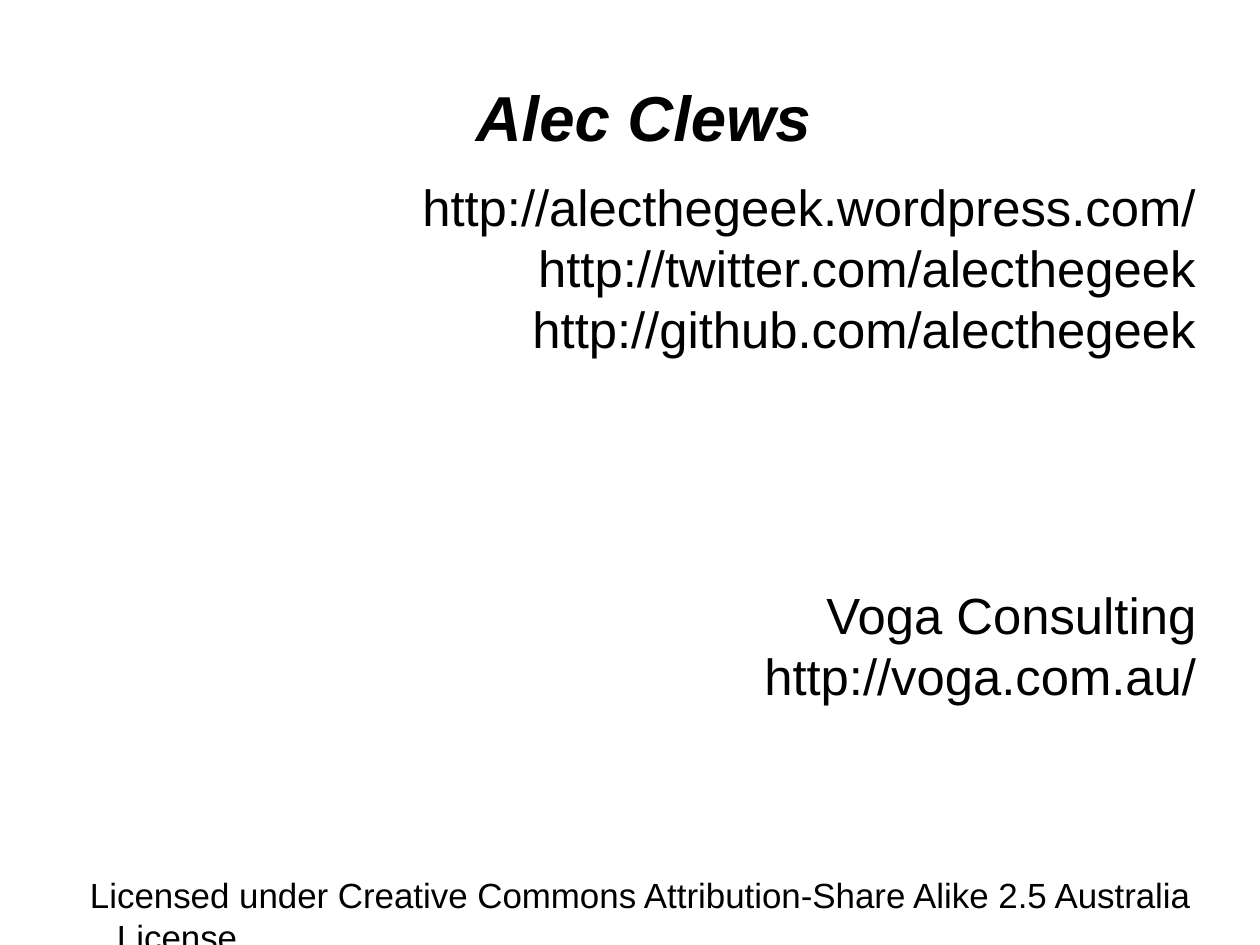
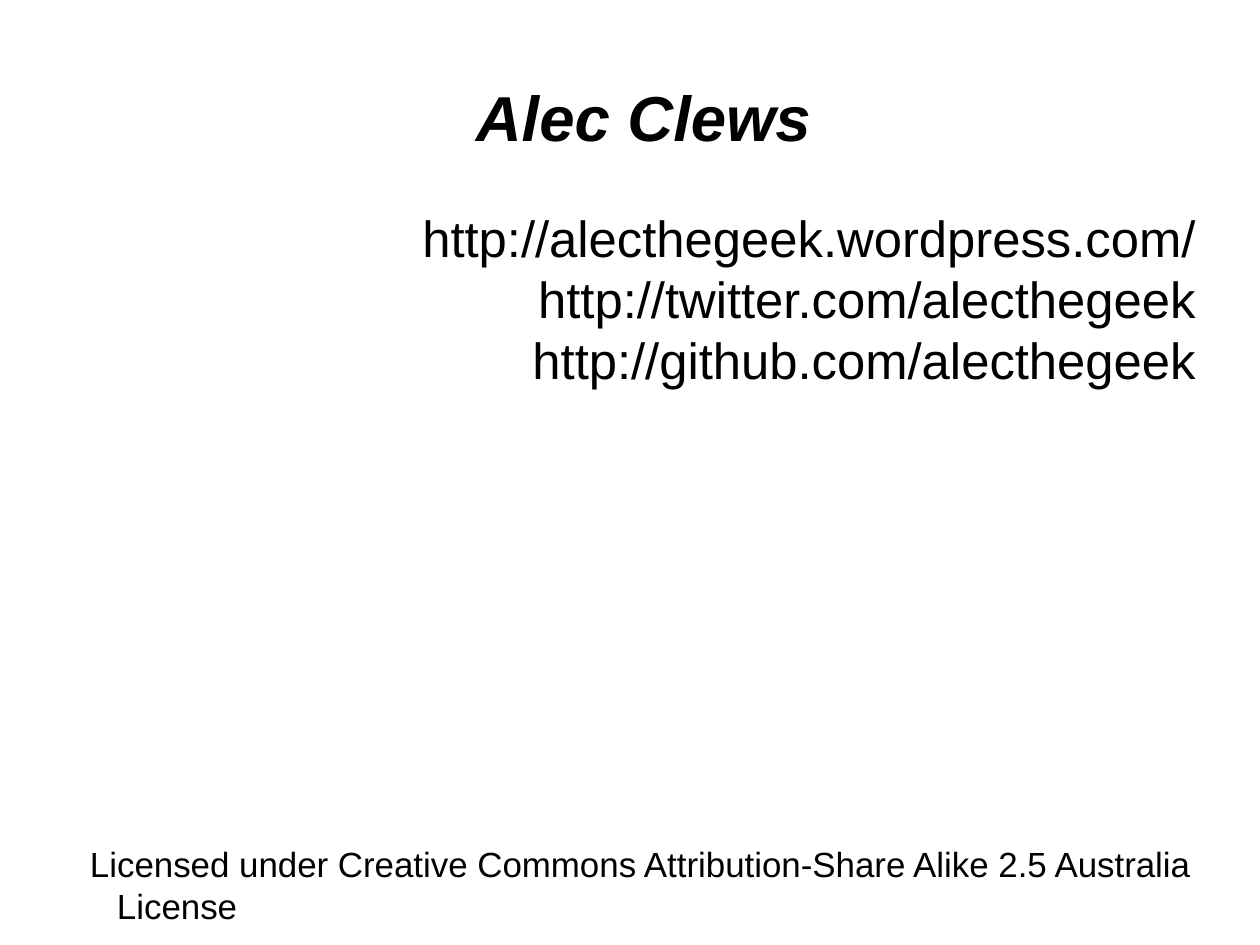
Before and after one commit to alecthegeek/gitbuilding, a slide deck: slide 2 of GitBuilding.odp. Drawn at 1260x945 pixels with LibreOffice and Linux fonts; fonts in the diff are those of the drawing. Boxes give left, top, right and bottom in pixels: in the first picture for what was removed or moved away, otherwise in the second. Text is boxed around its words. In the diff, an @@ line names an element or a change of style, - is before the commit and + after.

```diff
--- a/GitBuilding.odp
+++ b/GitBuilding.odp
@@ subtitle "http://alecthegeek.wordpress.com/": place and size @@
-subtitle "http://alecthegeek.wordpress.com/" at [90, 189, 1196, 909]
+subtitle "http://alecthegeek.wordpress.com/" at [90, 220, 1195, 920]
@@ subtitle at [764, 597, 1196, 706]: paragraphs removed @@
-Voga Consulting
-http://voga.com.au/
```
Also in this commit, not shown: 2 other slides changed.
